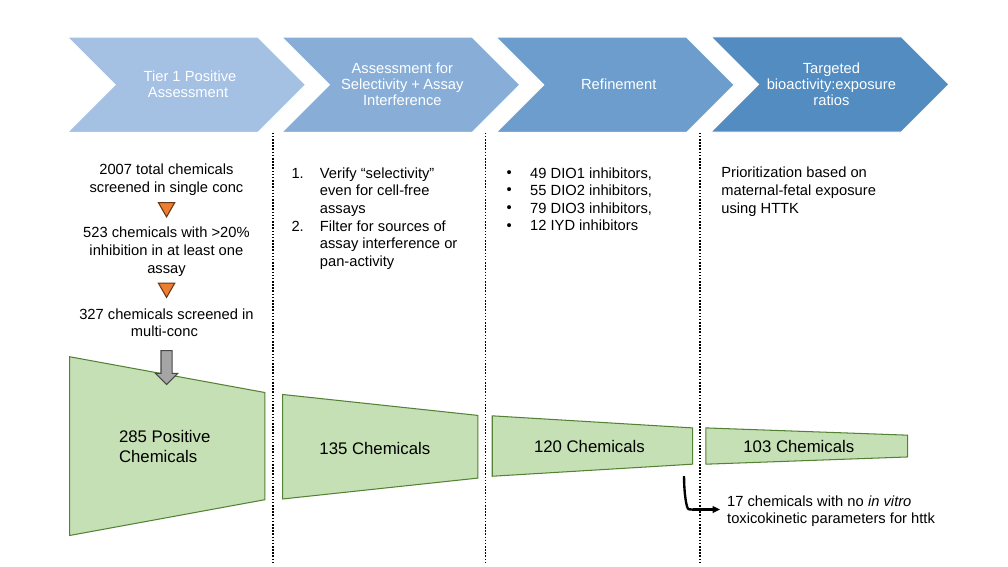
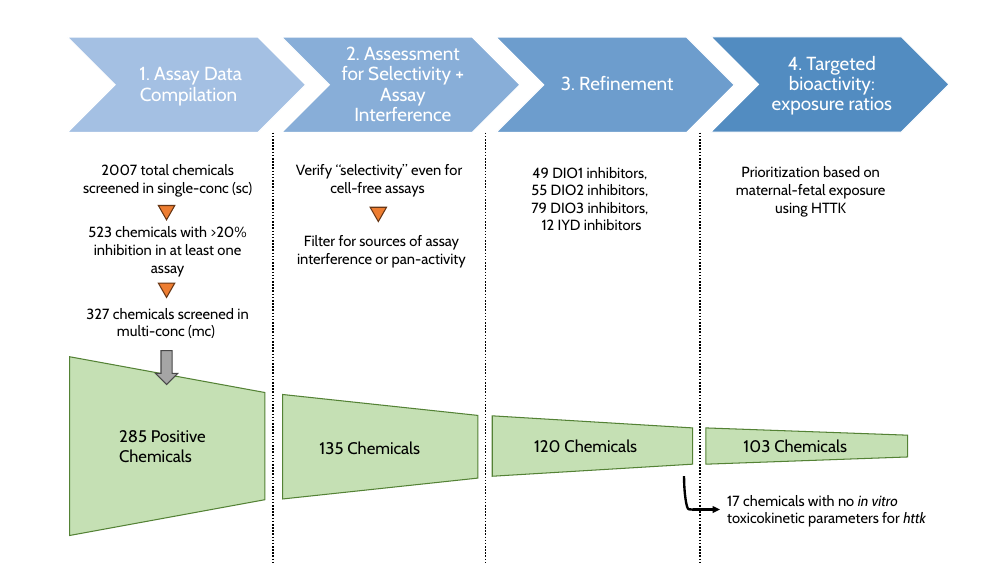
Before and after one commit to USEPA/CompTox-thyroid-httk, a slide deck: slide 1 of figures/fig1-workflow.pptx. Drawn at 1008x567 pixels with LibreOffice and Linux fonts; fonts in the diff are those of the drawing. Boxes give left, top, right and bottom in pixels: in the first picture for what was removed or moved away, otherwise in the second. Text is boxed around its words. In the diff, an @@ line names an element or a change of style, - is before the commit and + after.

```diff
--- a/figures/fig1-workflow.pptx
+++ b/figures/fig1-workflow.pptx
@@ text at (342, 46, 460, 121): text changed; size 14 to 18 pt; font Arial to Cabin @@
-Assessment for Selectivity + Assay Interference
+2. Assessment for Selectivity + Assay Interference
@@ text at (772, 56, 892, 115): text changed; size 14 to 18 pt; font Arial to Cabin @@
-Targeted bioactivity:exposure ratios
+4. Targeted bioactivity: exposure ratios
@@ text at (139, 67, 242, 106): text changed; size 14 to 18 pt; font Arial to Cabin @@
-Tier 1 Positive Assessment
+1. Assay Data Compilation
@@ text at (561, 76, 673, 90): text changed; size 14 to 18 pt; font Arial to Cabin @@
-Refinement
+3. Refinement
@@ text at (83, 164, 252, 197): text changed; font Arial to Cabin @@
-2007 total chemicals screened in single conc
+2007 total chemicals screened in single-conc (sc)
@@ text "Verify “selectivity” even for cell-free ..." at (296, 164, 463, 197): font Arial to Cabin; alignment left to centre; bullet 1. to none @@
@@ text "49 DIO1 inhibitors," at (531, 167, 649, 230): font Arial to Cabin; alignment left to centre; bullet • to none @@
@@ text "Prioritization based on maternal-fetal exposure ..." at (736, 166, 886, 217): font Arial to Cabin; alignment left to centre @@
@@ triangle added at (371, 207, 387, 222), fill #ED7D31, outline #683715 1 pt @@
@@ font Arial to Cabin in 5 elements at (119, 430, 206, 463), (319, 441, 420, 454), (534, 439, 637, 453), (743, 439, 847, 452), (88, 226, 247, 277) @@
@@ text added at (297, 235, 466, 268), 14 pt, text #000000 @@
+Filter for sources of assay interference or pan-activity
@@ text at (320, 220, 457, 269): paragraph removed @@
-2. Filter for sources of assay interference or pan-activity
@@ text at (86, 308, 248, 338): text changed; font Arial to Cabin @@
-327 chemicals screened in multi-conc
+327 chemicals screened in multi-conc (mc)
@@ text "17 chemicals with no in ..." at (727, 495, 926, 527): font Arial to Cabin; italic on in "httk" @@
```
Also in this commit, not shown: 4 other files.
